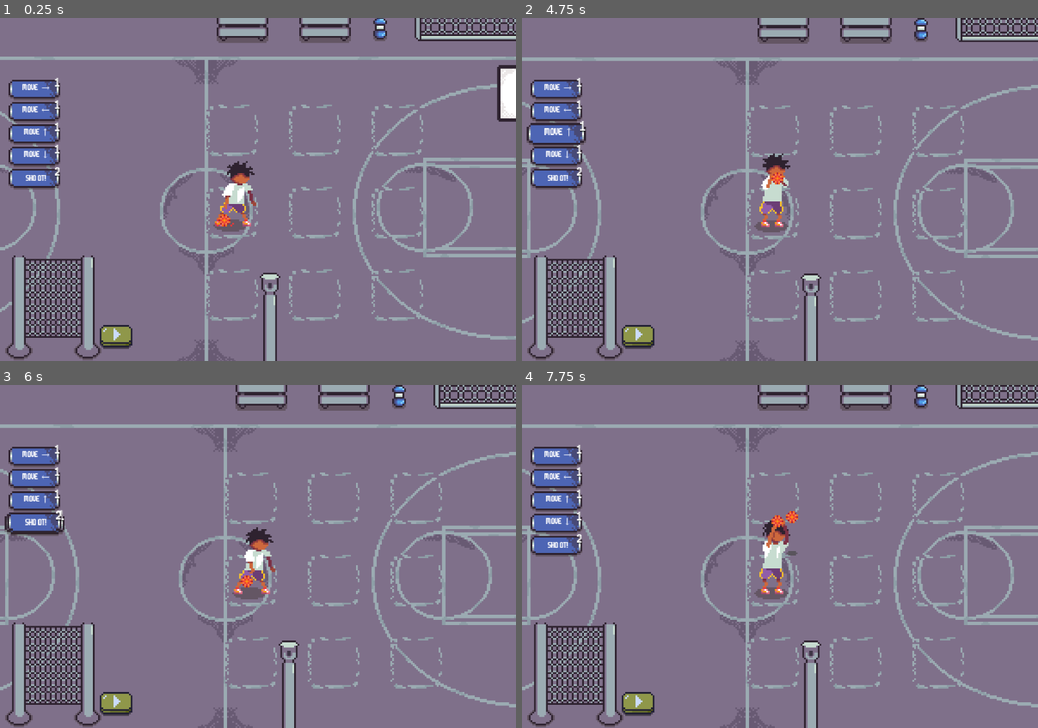
Above: before the commit, frames 1-4 (two rows, left to right).
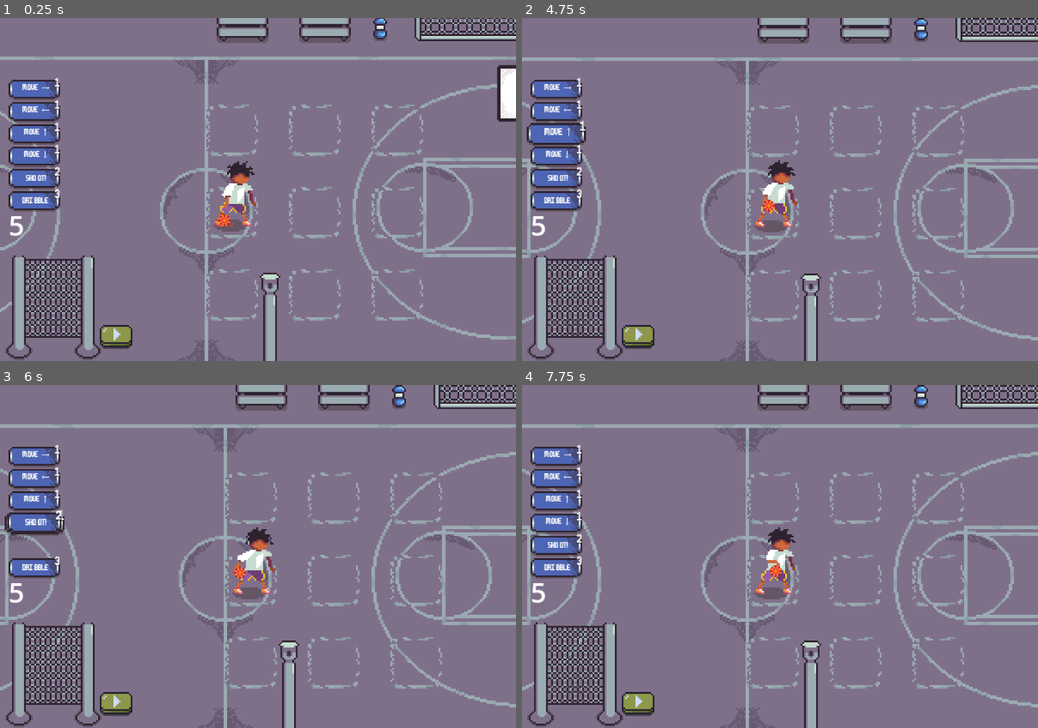
Above: after the commit, the same moments.

Repository: DarlanApenas/dunk-coding-2d
Game: Godot game, scene res://scenes/game.tscn
Two runs of this game, one before a commit and one after it. Both use one fixed random seed, a clock stepped at 60 frames per second and the inputs below.
Inputs (mouse positions are in pixels of both pictures, inside the frame that each line leads up to):
- Up to frame 1 (0.25 s): no input
- Up to frame 2 (4.75 s): click (640, 333) at 0.5 s; click (640, 333) at 1.25 s; click (640, 333) at 2 s; drag from (558, 90) to (558, 179) at 2.77 s; drag from (558, 110) to (754, 258) at 3.52 s; move the mouse to (558, 134) at 4.27 s; click (558, 134) at 4.35 s; tap Space (shoot) at 4.55 s
- Up to frame 3 (6 s): drag from (36, 522) to (103, 505) at 5.02 s; drag from (36, 546) to (36, 457) at 5.77 s
- Up to frame 4 (7.75 s): drag from (625, 505) to (558, 457) at 6.52 s; move the mouse to (805, 556) at 7.27 s; tap Space (shoot) at 7.35 s; click (805, 556) at 7.42 s

The runs differ from the first frame. In frame 1, 0.7% of the frame differs, in the area x 1-12%, y 49-64%; in frame 2, 1.5%; in frame 3, 0.9%; in frame 4, 1.7%, in the area x 1-54%, y 36-64%.

Commit message:
add stamina/mana

Diff:
--- a/scenes/game.tscn
+++ b/scenes/game.tscn
@@ -4804,6 +4804,13 @@
 
 [node name="UI" type="CanvasLayer" parent="." unique_id=1740699742]
 
+[node name="Label" type="Label" parent="UI" unique_id=657555005]
+offset_left = 5.0
+offset_top = 109.0
+offset_right = 45.0
+offset_bottom = 132.0
+text = "0"
+
 [node name="Block" parent="UI" unique_id=2138045806 instance=ExtResource("11_kvpfn")]
 position = Vector2(20, 41)
 block_type = "MOVE →"
@@ -4825,5 +4832,10 @@
 block_type = "SHOOT!"
 block_cost = 2
 
+[node name="Block6" parent="UI" unique_id=1785349164 instance=ExtResource("11_kvpfn")]
+position = Vector2(20, 106)
+block_type = "DRIBBLE"
+block_cost = 3
+
 [node name="drop_zone" parent="UI" unique_id=1787792880 instance=ExtResource("12_dinhu")]
 position = Vector2(31, 148)
--- a/scripts/drop_zone.gd
+++ b/scripts/drop_zone.gd
@@ -6,6 +6,7 @@
 	"MOVE ↑",
 	"MOVE ↓",
 	"SHOOT!",
+	"DRIBBLE"
 	]
 @export var slot_height: float = 16.0
 @export var snap_radius: float = 15.0
--- a/scripts/player.gd
+++ b/scripts/player.gd
@@ -1,11 +1,14 @@
 extends CharacterBody2D
 
 @onready var anim: AnimatedSprite2D = $AnimatedSprite2D
+@onready var label: Label = $"../UI/Label"
 
 @export var ball_scene: PackedScene
 @export var throw_force := 180.0
 @export var throw_arc := 350.0
 @export var grid: Node2D
+@export var sprite_offset: Vector2 = Vector2(0, 12)  # Offset para pés no chão
+@export var max_mana: int = 5
 
 const SPEED := 100.0
 
@@ -13,11 +16,8 @@
 var active_ball: Ball = null
 var is_shooting := false
 var ball_released := false
-
 var command_queue: Array = []
 var is_executing := false
-
-@export var sprite_offset: Vector2 = Vector2(0, 12)  # Offset para pés no chão
 var current_grid_pos: Vector2i = Vector2i(0, 1)
 var is_moving_grid := false
 var move_duration := 0.9
@@ -30,14 +30,11 @@
 	GameEvents.run_pressed.connect(_on_run_pressed)
 
 func _physics_process(_delta: float) -> void:
+	label.text = str(max_mana)
 	if is_doing_action or is_moving_grid:
 		velocity = Vector2.ZERO
 		move_and_slide()
 		return
-	if Input.is_action_just_pressed("shoot"):
-		shoot()
-	if Input.is_action_just_pressed("dribble"):
-		play_dribble()
 
 func move_grid(dx: int, dy: int):
 	if not grid or is_moving_grid:
@@ -79,17 +76,11 @@
 func snap_to_grid(grid_x: int, grid_y: int):
 	if not grid:
 		return
-
 	if not grid.is_valid_cell(grid_x, grid_y):
-		#print("⚠️ Célula inválida: [%d,%d]" % [grid_x, grid_y])
 		return
-
 	current_grid_pos = Vector2i(grid_x, grid_y)
 	var target_pos = grid.get_cell_center(grid_x, grid_y)
-
 	global_position = target_pos - sprite_offset
-
-	#print("📍 Player posicionado em [%d,%d]" % [grid_x, grid_y])
 
 func throw_ball() -> void:
 	if active_ball != null:
@@ -112,6 +103,7 @@
 	anim.play("fast_cross")
 	if not anim.animation_finished.is_connected(_on_action_finished):
 		anim.animation_finished.connect(_on_action_finished)
+	execute_next_command()
 
 func shoot() -> void:
 	if is_doing_action or active_ball != null:
@@ -155,8 +147,11 @@
 	for entry in stack:
 		command_queue.append(entry["type"])
 		total_cost += entry["cost"]
-	print("Custo total da jogada: ", total_cost)
-	execute_next_command()
+	if total_cost > max_mana:
+		print("Vai ficar devendo pae: ", total_cost)
+	else:
+		max_mana -= total_cost
+		execute_next_command()
 
 func execute_next_command():
 	if command_queue.is_empty():
@@ -170,5 +165,6 @@
 		"MOVE ←": move_grid(-1, 0)
 		"MOVE →":  move_grid(1, 0)
 		"SHOOT!":  shoot()
+		"DRIBBLE": play_dribble()
 		_:
 			execute_next_command()
Binary file added: Dunk Coding.png
Not shown, added: READ.MD
